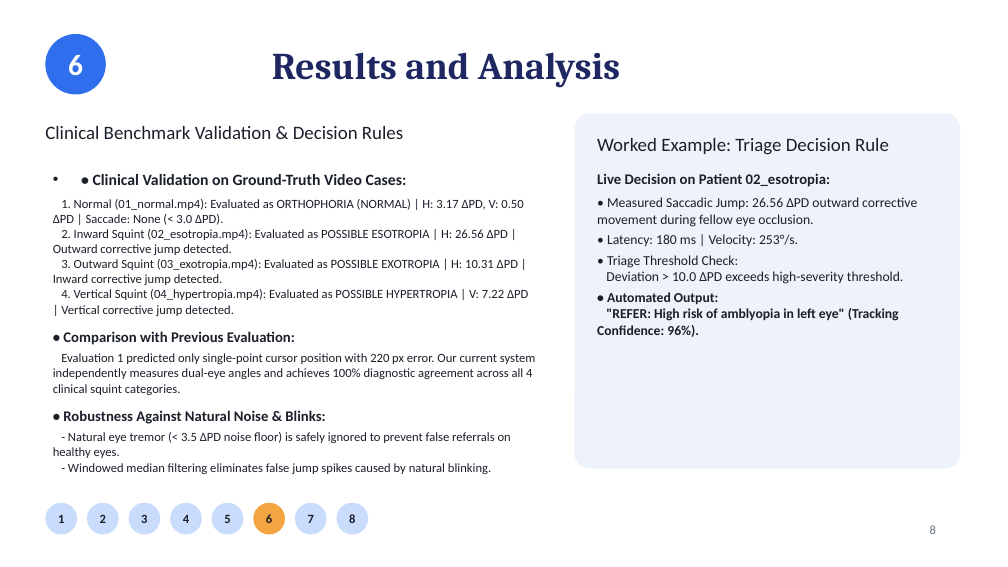
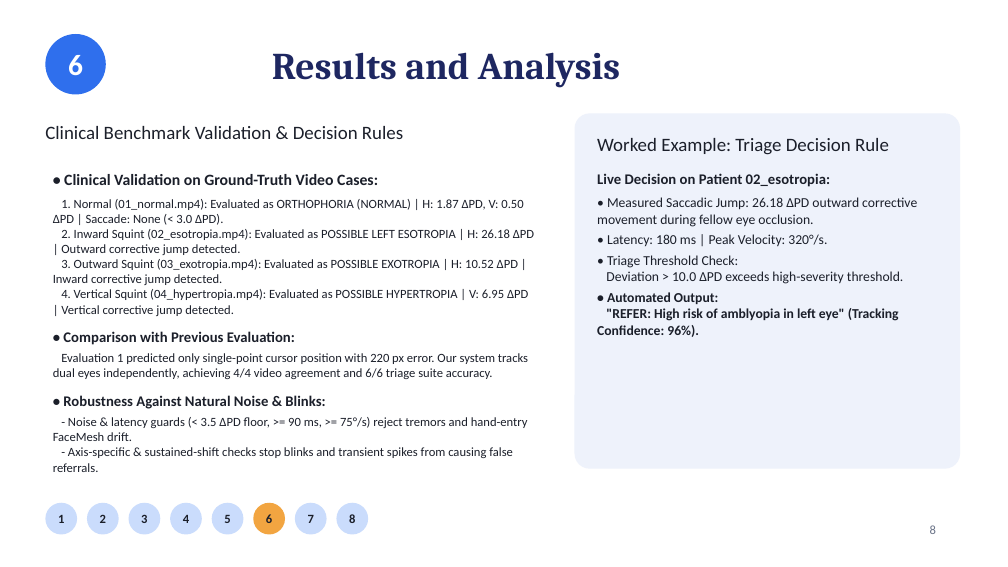
Before and after one commit to ganesh07365/eye-gaze-strabismus, a slide deck: slide 8 of BTP_Evaluation2_Strabismus_Screening.pptx. Drawn at 1008x567 pixels with LibreOffice and Linux fonts; fonts in the diff are those of the drawing. Boxes give left, top, right and bottom in pixels: in the first picture for what was removed or moved away, otherwise in the second. Text is boxed around its words. In the diff, an @@ line names an element or a change of style, - is before the commit and + after.

Commit message:
fix(triage): handle Angle Kappa in result engine and sync report/presentation docs

```diff
--- a/BTP_Evaluation2_Strabismus_Screening.pptx
+++ b/BTP_Evaluation2_Strabismus_Screening.pptx
@@ text at bbox=[64, 174, 378, 185]: bullet • to none @@
@@ text at bbox=[53, 199, 534, 316]: text changed @@
-1. Normal (01_normal.mp4): Evaluated as ORTHOPHORIA (NORMAL) | H: 3.17 ΔPD, V: 0.50 ΔPD | Saccade: None (< 3.0 ΔPD).
-2. Inward Squint (02_esotropia.mp4): Evaluated as POSSIBLE ESOTROPIA | H: 26.56 ΔPD | Outward corrective jump detected.
-3. Outward Squint (03_exotropia.mp4): Evaluated as POSSIBLE EXOTROPIA | H: 10.31 ΔPD | Inward corrective jump detected.
-4. Vertical Squint (04_hypertropia.mp4): Evaluated as POSSIBLE HYPERTROPIA | V: 7.22 ΔPD | Vertical corrective jump detected.
+1. Normal (01_normal.mp4): Evaluated as ORTHOPHORIA (NORMAL) | H: 1.87 ΔPD, V: 0.50 ΔPD | Saccade: None (< 3.0 ΔPD).
+2. Inward Squint (02_esotropia.mp4): Evaluated as POSSIBLE LEFT ESOTROPIA | H: 26.18 ΔPD | Outward corrective jump detected.
+3. Outward Squint (03_exotropia.mp4): Evaluated as POSSIBLE EXOTROPIA | H: 10.52 ΔPD | Inward corrective jump detected.
+4. Vertical Squint (04_hypertropia.mp4): Evaluated as POSSIBLE HYPERTROPIA | V: 6.95 ΔPD | Vertical corrective jump detected.
@@ text at bbox=[597, 197, 917, 247]: text changed @@
-• Measured Saccadic Jump: 26.56 ΔPD outward corrective movement during fellow eye occlusion.
-• Latency: 180 ms | Velocity: 253°/s.
+• Measured Saccadic Jump: 26.18 ΔPD outward corrective movement during fellow eye occlusion.
+• Latency: 180 ms | Peak Velocity: 320°/s.
@@ text at bbox=[53, 353, 528, 379]: text changed @@
-Evaluation 1 predicted only single-point cursor position with 220 px error. Our current system independently measures dual-eye angles and achieves 100% diagnostic agreement across all 4 clinical squint categories.
+Evaluation 1 predicted only single-point cursor position with 220 px error. Our system tracks dual eyes independently, achieving 4/4 video agreement and 6/6 triage suite accuracy.
@@ text at bbox=[53, 417, 528, 472]: text changed @@
-- Natural eye tremor (< 3.5 ΔPD noise floor) is safely ignored to prevent false referrals on healthy eyes.
-- Windowed median filtering eliminates false jump spikes caused by natural blinking.
+- Noise & latency guards (< 3.5 ΔPD floor, >= 90 ms, >= 75°/s) reject tremors and hand-entry FaceMesh drift.
+- Axis-specific & sustained-shift checks stop blinks and transient spikes from causing false referrals.
```
Also in this commit, not shown: 5 other slides changed, 10 other files.
